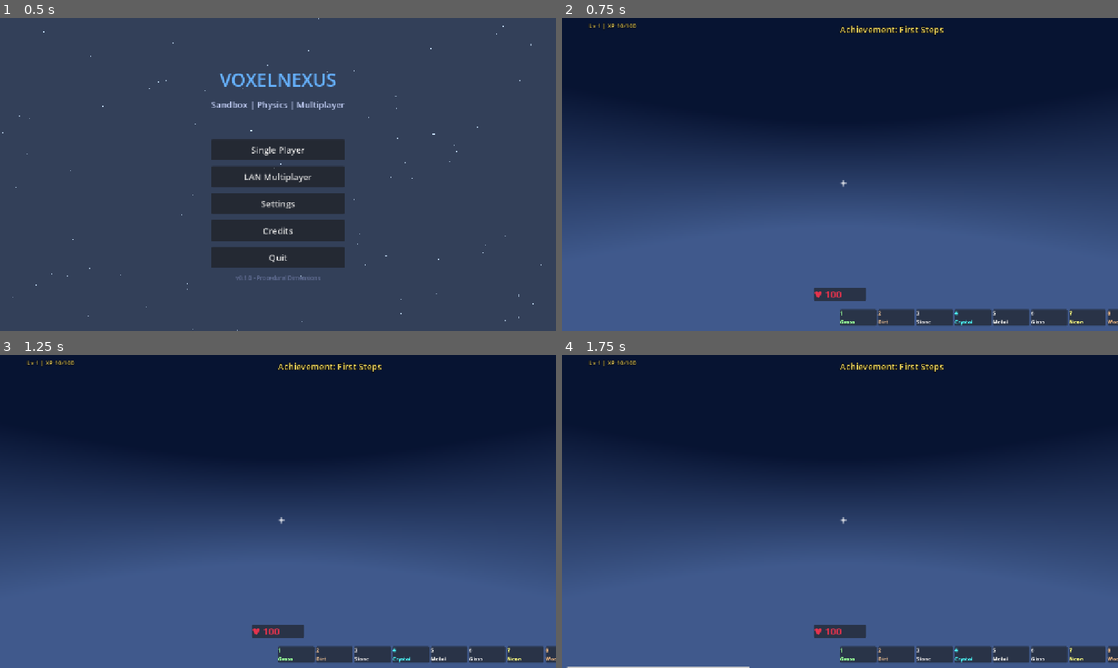
Above: before the commit, frames 1-4 (two rows, left to right).
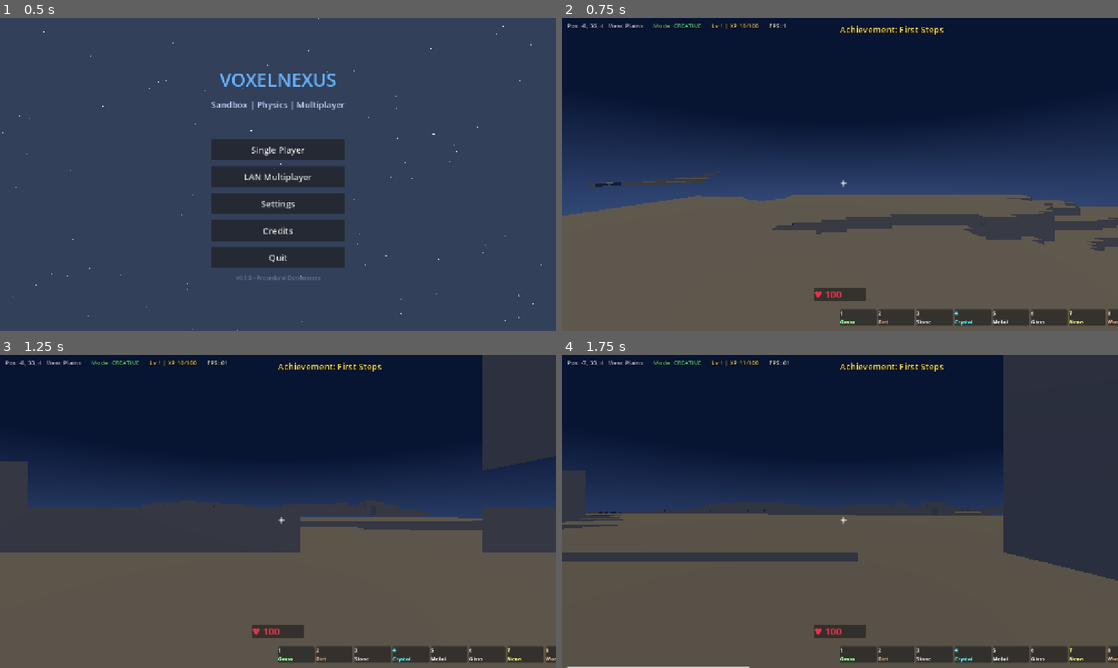
Above: after the commit, the same moments.

Repository: MagicDippyEgg/VoxelNexus
Game: Godot game, scene res://scenes/main_menu/main_menu.tscn
Two runs of this game, one before a commit and one after it. Both use one fixed random seed, a clock stepped at 60 frames per second and the inputs below.
Inputs (mouse positions are in pixels of both pictures, inside the frame that each line leads up to):
- Up to frame 1 (0.5 s): no input
- Up to frame 2 (0.75 s): click "Single Player" at 0.5 s
- Up to frame 3 (1.25 s): no input
- Up to frame 4 (1.75 s): move the mouse to (962, 495) at 1.27 s; hold D (move_right) from 1.28 s (still down); hold T (chat) from 1.28 s (still down); click (962, 495) at 1.42 s; tap Space (jump) at 1.52 s

Frame 1 is identical in both runs. In frame 2, 42% of the frame differs, in the area x 0-100%, y 1-100%; in frame 3, 56%; in frame 4, 59%, in the area x 0-100%, y 0-100%.
Error before the commit: Parse Error: Cannot infer the type of "d" variable because the value doesn't have a set type. (res://autoload/world_manager.gd:174)
Error after the commit: Invalid assignment of property or key 'pan_stereo' with value of type 'float' on a base object of type 'AudioStreamPlayer'. (res://autoload/audio_manager.gd:57)

Commit message:
fix(scripts): add explicit types where Godot cannot infer Variant (world_manager d, lobby mode_key)

Diff:
--- a/autoload/world_manager.gd
+++ b/autoload/world_manager.gd
@@ -171,7 +171,7 @@
 
 	# Unload far chunks (Chebyshev distance to avoid load/unload churn)
 	for chunk_pos in chunks.keys():
-		var d := chunk_pos - center_chunk
+		var d: Vector3i = chunk_pos - center_chunk
 		var max_axis := maxi(abs(d.x), maxi(abs(d.y), abs(d.z)))
 		if max_axis > RENDER_DISTANCE + 1:
 			unload_chunk(chunk_pos)
--- a/scenes/lobby/lobby.gd
+++ b/scenes/lobby/lobby.gd
@@ -138,7 +138,8 @@
 
 func _host_game() -> void:
 	var mode_index := _host_mode_option.get_selected()
-	var mode_key := GAME_MODES[mode_index]["name"].to_snake_case()
+	var mode_name: String = GAME_MODES[mode_index]["name"]
+	var mode_key := mode_name.to_snake_case()
 	var ok := NetworkManager.host_game(NetworkManager.player_name, mode_key)
 	if ok:
 		_status_label.text = "Hosting on port %d..." % NetworkManager.DEFAULT_PORT
